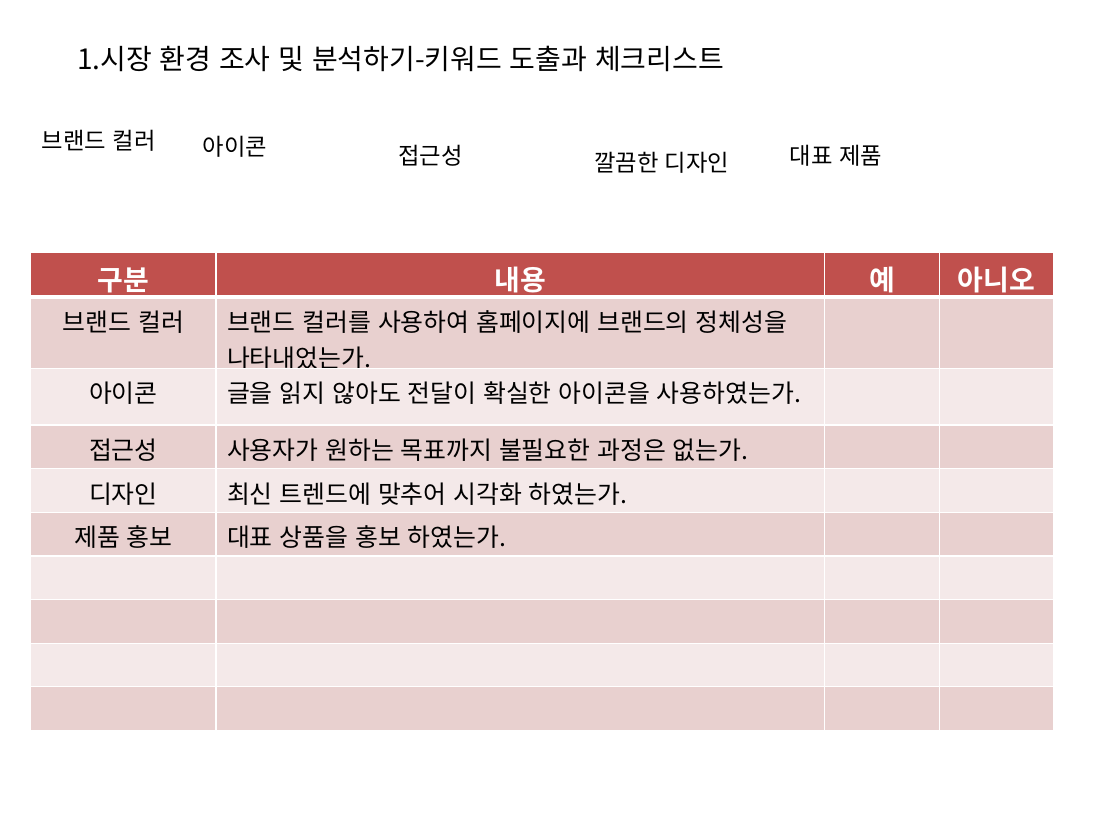
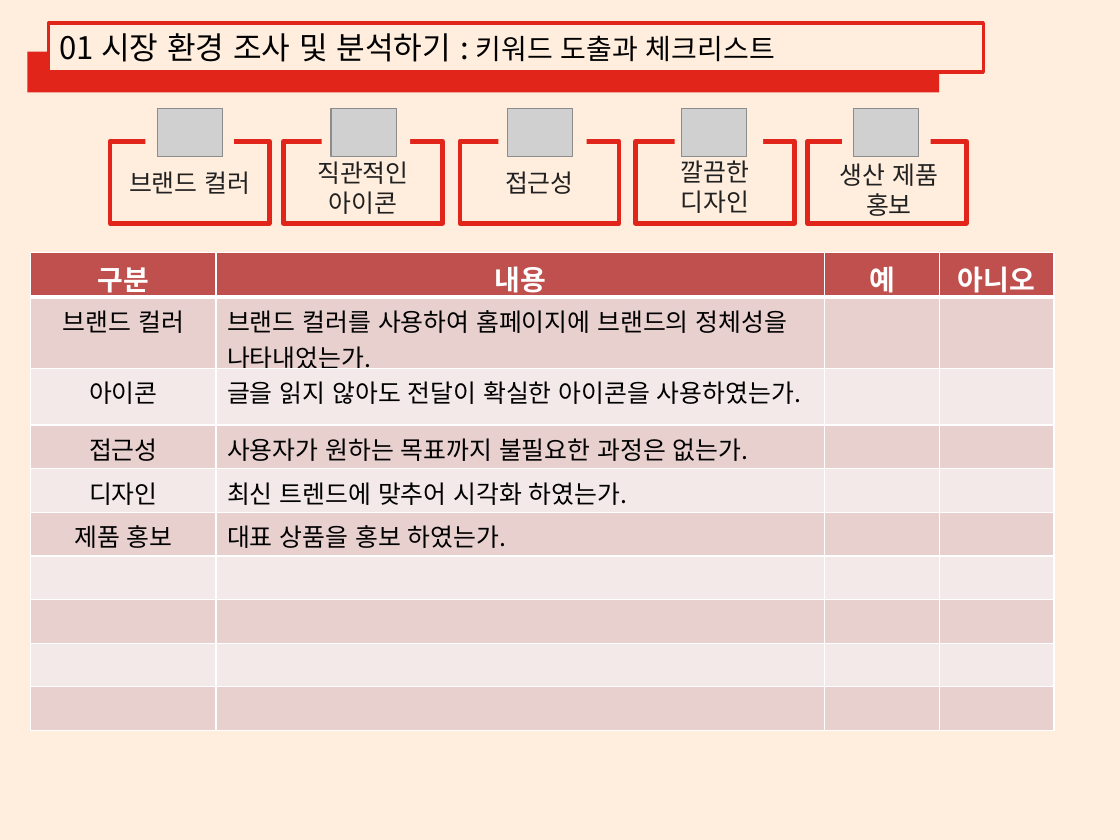
Before and after one commit to LEEGYUNGRIM/report01, a slide deck: slide 9 of 디자인설계 및 조사분석.pptx. Drawn at 1120x840 pixels with LibreOffice and Linux fonts; fonts in the diff are those of the drawing; grey boxes stand for pictures. Boxes give left, top, right and bottom in pixels: in the first picture for what was removed or moved away, otherwise in the second. Text is boxed around its words. In the diff, an @@ line names an element or a change of style, - is before the commit and + after.

```diff
--- a/디자인설계 및 조사분석.pptx
+++ b/디자인설계 및 조사분석.pptx
@@ rectangle added at (0, 0, 1120, 840), fill #FFEEDD @@
@@ rectangle "01 시장 환경 조사 및 ...": place and size @@
-rectangle "01 시장 환경 조사 및 ..." at (77, 45, 724, 72)
+rectangle "01 시장 환경 조사 및 ..." at (48, 24, 983, 73)
@@ rectangle "01 시장 환경 조사 및 ..." at (48, 24, 983, 73): fill none to #FFEEDD; outline none to #E1251B 2.25 pt @@
@@ rectangle added at (27, 52, 939, 92), fill #E1251B @@
@@ text in rectangle at (59, 33, 775, 62): text changed; size 18 to 20 pt @@
-1.시장 환경 조사 및 분석하기-키워드 도출과 체크리스트
+01 시장 환경 조사 및 분석하기 : 키워드 도출과 체크리스트
@@ rectangle added at (146, 99, 234, 166), fill #FFEEDD @@
@@ picture added at (158, 109, 223, 157) @@
@@ rectangle added at (321, 99, 410, 166), fill #FFEEDD @@
@@ picture added at (332, 109, 396, 157) @@
@@ rectangle added at (498, 99, 587, 166), fill #FFEEDD @@
@@ picture added at (507, 109, 572, 157) @@
@@ rectangle added at (674, 99, 763, 166), fill #FFEEDD @@
@@ picture added at (682, 109, 747, 157) @@
@@ rectangle added at (842, 99, 931, 166), fill #FFEEDD @@
@@ picture added at (853, 109, 918, 157) @@
@@ rectangle "브랜드 컬러" at (110, 141, 269, 223): size 15 to 16 pt, text colour #000000 to #212121; alignment left to centre; vertical alignment top to middle; outline none to #E1251B 3 pt @@
@@ rectangle "브랜드 컬러": place and size @@
-rectangle "브랜드 컬러" at (42, 129, 156, 151)
+rectangle "브랜드 컬러" at (110, 141, 269, 223)
@@ rectangle added at (283, 141, 442, 223), outline #E1251B 3 pt @@
@@ rectangle "접근성": place and size @@
-rectangle "접근성" at (398, 144, 462, 166)
+rectangle "접근성" at (460, 141, 619, 223)
@@ rectangle "접근성" at (460, 141, 619, 223): size 15 to 16 pt, text colour #000000 to #212121; alignment left to centre; vertical alignment top to middle; outline none to #E1251B 3 pt @@
@@ rectangle added at (636, 141, 795, 223), outline #E1251B 3 pt @@
@@ text removed at (790, 144, 882, 166) @@
-대표 제품
@@ rectangle added at (808, 141, 967, 223), outline #E1251B 3 pt @@
@@ text "직관적인": place and size @@
-text "직관적인" at (203, 135, 267, 157)
+text "직관적인" at (317, 156, 408, 214)
@@ text at (317, 156, 408, 184): paragraph added @@
+직관적인
@@ text at (681, 156, 749, 213): text changed; size 15 to 16 pt; text colour #000000 to #212121 @@
-깔끔한 디자인
+깔끔한
+디자인
@@ text added at (840, 163, 938, 216), 16 pt, text #212121 @@
+생산 제품
+홍보
@@ text at (329, 191, 397, 214): size 15 to 16 pt, text colour #000000 to #212121 in "아이콘"; alignment left to centre @@
```
Also in this commit, not shown: 1 other slide changed.
